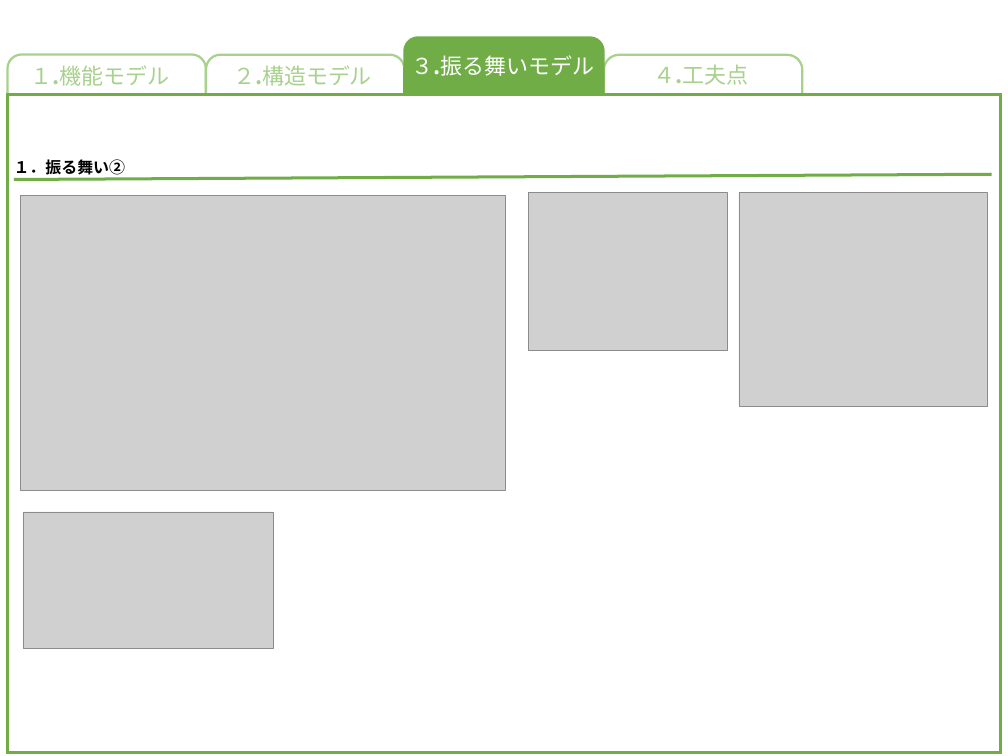
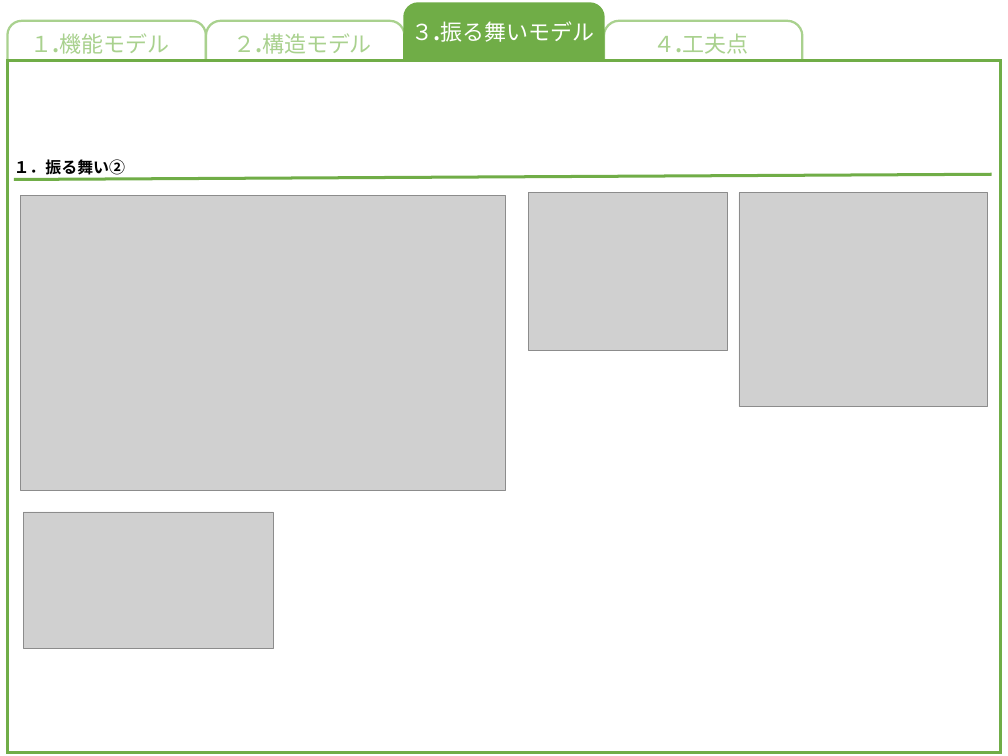
Before and after one commit to akita-lab-2019/model, a slide deck: slide 5 of model_file_template_primary.pptx. Drawn at 1008x756 pixels with LibreOffice and Linux fonts; fonts in the diff are those of the drawing; grey boxes stand for pictures. Boxes give left, top, right and bottom in pixels: in the first picture for what was removed or moved away, otherwise in the second. Text is boxed around its words. In the diff, an @@ line names an element or a change of style, - is before the commit and + after.

```diff
--- a/model_file_template_primary.pptx
+++ b/model_file_template_primary.pptx
@@ 3 texts: place and size @@
-3 texts at <box>31,64,748,86</box>
+3 texts at <box>31,33,748,54</box>
@@ 4 rounded rectangles, 1 text: place and size @@
-4 rounded rectangles, 1 text at <box>7,38,803,163</box>
+4 rounded rectangles, 1 text at <box>7,4,803,129</box>
@@ rectangle: place and size @@
-rectangle at <box>8,94,1000,752</box>
+rectangle at <box>8,60,1000,752</box>
```
Also in this commit, not shown: 4 other slides changed, 2 other files.
